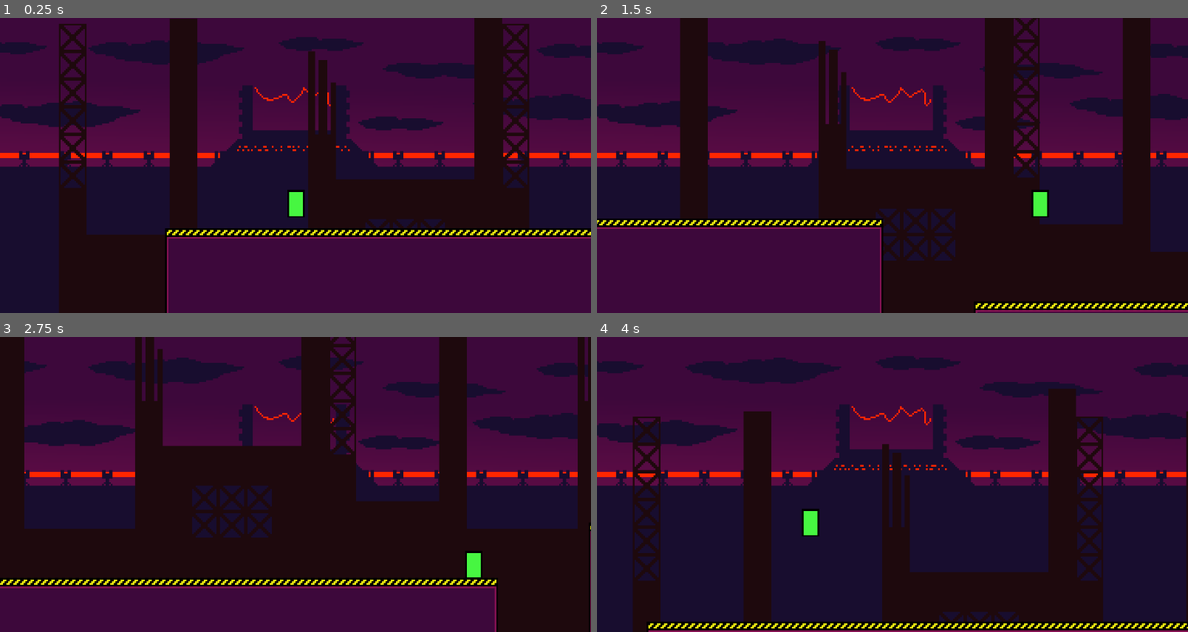
Above: before the commit, frames 1-4 (two rows, left to right).
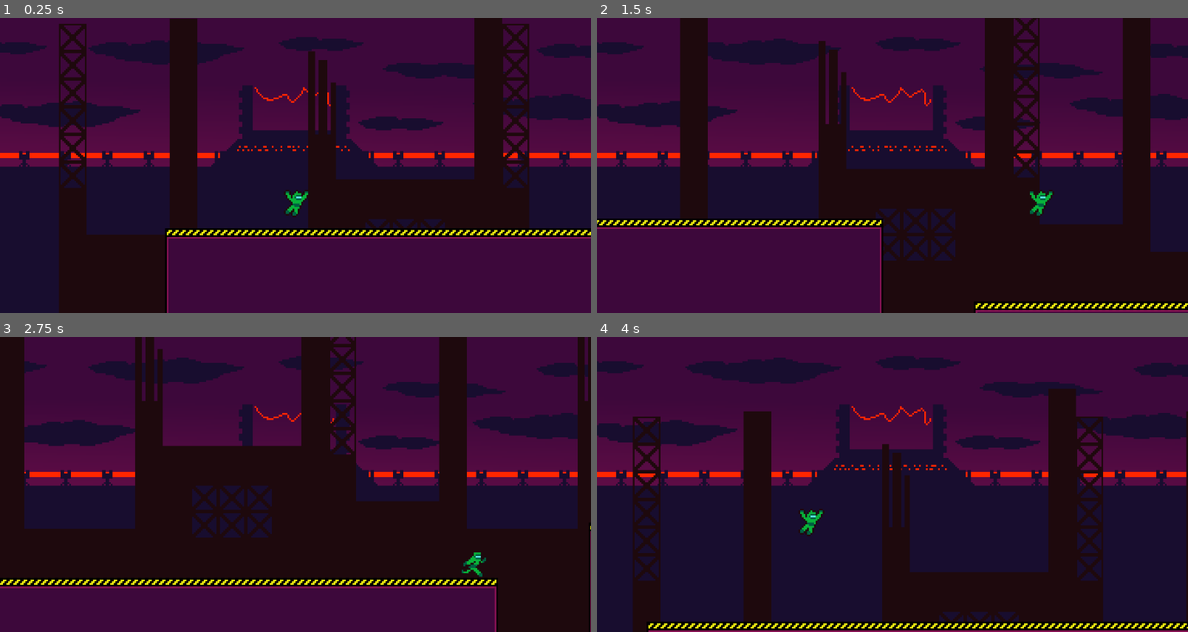
Above: after the commit, the same moments.

Repository: OwlyCode/LD51
Game: Godot game, scene res://main.tscn
The game is run twice, just before and just after one commit, with the same random seed, the same clock (stepped at 60 frames per second) and the same inputs.
Inputs:
- Up to frame 1 (0.25 s): no input
- Up to frame 2 (1.5 s): hold Right (right) 0.53-1.28 s; tap Space (jump) at 0.77 s; hold A (left) from 1.28 s (still down)
- Up to frame 3 (2.75 s): tap Space (jump) at 1.52 s; release A (left) at 2.03 s; hold Right (right) from 2.03 s (still down)
- Up to frame 4 (4 s): tap Space (jump) at 3.02, 3.77 s; release Right (right) at 3.53 s; hold A (left) from 3.53 s (still down)

The runs differ from the first frame. In frame 1, 0.3% of the frame differs, in the area x 48-53%, y 58-68%; in frame 2, 0.3%; in frame 3, 0.3%; in frame 4, 0.3%, in the area x 34-39%, y 58-68%.

Commit message:
Animated character

Diff:
--- a/Player.gd
+++ b/Player.gd
@@ -4,10 +4,12 @@
 
 func _ready():
 	lock_rotation = true
+	$AnimatedSprite2d.play("Run")
 
 func _process(delta):
 	if not $VisibleOnScreenNotifier2d.is_on_screen():
 		get_tree().reload_current_scene()
+
 
 func _physics_process(delta):
 	if Input.is_action_pressed("right"):
@@ -21,3 +23,8 @@
 		if $LeftGroundChecker.is_colliding() or $RightGroundChecker.is_colliding():
 			apply_central_impulse(Vector2.UP * 25000)
 			$JumpSound.play()
+
+	if $LeftGroundChecker.is_colliding() or $RightGroundChecker.is_colliding():
+		$AnimatedSprite2d.play("Run")
+	else:
+		$AnimatedSprite2d.play("Jump")
--- a/player.tscn
+++ b/player.tscn
@@ -1,29 +1,55 @@
-[gd_scene load_steps=7 format=3 uid="uid://c3ijc54xdmkip"]
+[gd_scene load_steps=11 format=3 uid="uid://c3ijc54xdmkip"]
 
-[ext_resource type="Texture2D" uid="uid://dqwnwknka4yjm" path="res://arts/tileset.png" id="1_inwfj"]
 [ext_resource type="Script" path="res://Player.gd" id="1_r28ip"]
 [ext_resource type="AudioStream" uid="uid://b7b7gn4k4lyfm" path="res://arts/jump.wav" id="3_ry5eg"]
+[ext_resource type="Texture2D" uid="uid://do3fbpf65qtbn" path="res://arts/character.png" id="4_kyhtt"]
 
 [sub_resource type="PhysicsMaterial" id="PhysicsMaterial_dmtd2"]
 friction = 0.0
 
-[sub_resource type="AtlasTexture" id="AtlasTexture_ptuk1"]
-atlas = ExtResource("1_inwfj")
-region = Rect2(2.91798, -0.27776, 10.082, 16.5781)
-
 [sub_resource type="CapsuleShape2D" id="CapsuleShape2D_xiens"]
 radius = 4.0
 height = 16.0
+
+[sub_resource type="AtlasTexture" id="AtlasTexture_vic06"]
+atlas = ExtResource("4_kyhtt")
+region = Rect2(32, 0, 16, 16)
+
+[sub_resource type="AtlasTexture" id="AtlasTexture_tejji"]
+atlas = ExtResource("4_kyhtt")
+region = Rect2(32, 32, 16, 16)
+
+[sub_resource type="AtlasTexture" id="AtlasTexture_rommr"]
+atlas = ExtResource("4_kyhtt")
+region = Rect2(64, 32, 16, 16)
+
+[sub_resource type="AtlasTexture" id="AtlasTexture_a1ved"]
+atlas = ExtResource("4_kyhtt")
+region = Rect2(0, 32, 16, 16)
+
+[sub_resource type="SpriteFrames" id="SpriteFrames_pmy0w"]
+animations = [{
+"frames": [],
+"loop": true,
+"name": &"Die",
+"speed": 5.0
+}, {
+"frames": [SubResource("AtlasTexture_vic06")],
+"loop": true,
+"name": &"Jump",
+"speed": 5.0
+}, {
+"frames": [SubResource("AtlasTexture_tejji"), SubResource("AtlasTexture_rommr"), SubResource("AtlasTexture_a1ved"), SubResource("AtlasTexture_tejji")],
+"loop": true,
+"name": &"Run",
+"speed": 12.0
+}]
 
 [node name="Player" type="RigidBody2D"]
 mass = 80.0
 physics_material_override = SubResource("PhysicsMaterial_dmtd2")
 continuous_cd = 2
 script = ExtResource("1_r28ip")
-
-[node name="Sprite2d" type="Sprite2D" parent="."]
-position = Vector2(0, -8)
-texture = SubResource("AtlasTexture_ptuk1")
 
 [node name="CollisionShape2d" type="CollisionShape2D" parent="."]
 position = Vector2(0, -8)
@@ -46,3 +72,9 @@
 [node name="JumpSound" type="AudioStreamPlayer2D" parent="."]
 stream = ExtResource("3_ry5eg")
 volume_db = -31.132
+
+[node name="AnimatedSprite2d" type="AnimatedSprite2D" parent="."]
+position = Vector2(0, -8)
+frames = SubResource("SpriteFrames_pmy0w")
+animation = &"Die"
+playing = true
Binary file added: art-sources/character.aseprite
Binary file changed: art-sources/tileset.aseprite
Binary file added: arts/character.png
Not shown, added: arts/character.png.import
Binary file changed: arts/tileset.png
Not shown, changed: TODO
